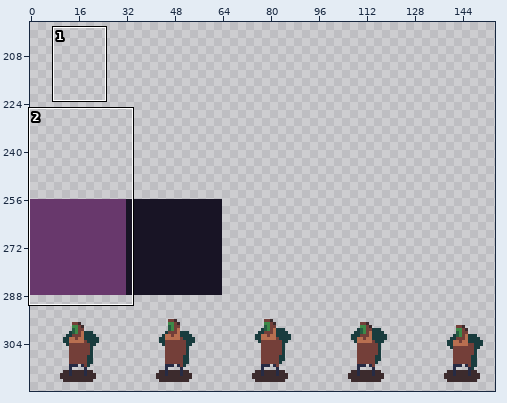
Edited in one commit: pixel-art file (src/assets/sprites.aseprite). The first picture is a wide view before the edit; the outline marks the close-up.
Close-up. Before:
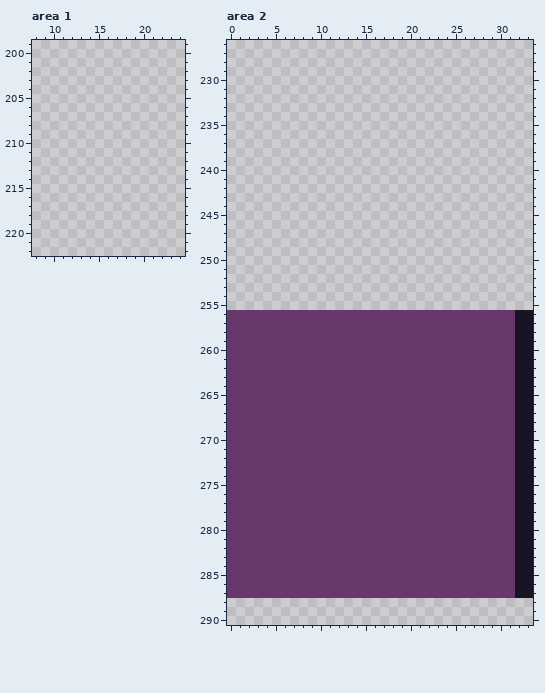
320x320 pixels, 1 frame. Colours within 5 levels of each other are drawn and written as one. Shown: area 1: x 8..24, y 199..222; area 2: x 0..33, y 226..290. The wide view leaves out empty margins.
The same view after the edit:
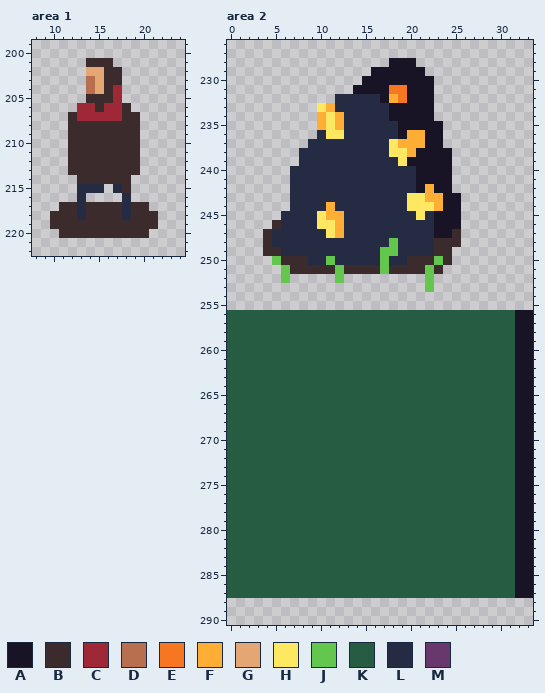
Palette (. is transparent): A #181425  B #3c2b2d  C #9e2835  D #b86f50  E #f77622  F #feae34  G #e4a672  H #fee761  J #63c74d  K #265c42  L #262b44  M #68386c
From old to new:
layer "body (front layer) #2" added
Area 1, layers "body (front layer) #2", "shadow":
y 201: x 14..16 ... -> BBB
y 202: x 14..17 .... -> GGBB
y 203: x 14..17 .... -> DGBB
y 204: x 14..17 .... -> DGBC
y 205: x 14..17 .... -> BBBC
y 206: x 13..18 ...... -> CCBCCB
y 207: x 12..19 ........ -> BCCCCCBB
y 208..213: x 12..19 ........ -> BBBBBBBB
y 214: x 13..18 ...... -> BBBBBB
y 215: x 13..15 ... -> LLL; x 17..18 .. -> LB
y 216: x 13 . -> L; x 18 . -> L
y 217: x 11..20 .......... -> BBLBBBBLBB
y 218: x 10..21 ............ -> BBBLBBBBLBBB
y 219: x 10..21 ............ -> BBBBBBBBBBBB
y 220: x 11..20 .......... -> BBBBBBBBBB
Area 2, layers "body (front layer) #2", "shadow":
y 228: x 18..20 ... -> AAA
y 229: x 16..21 ...... -> AAAAAA
y 230: x 15..22 ........ -> AAAAAAAA
y 231: x 14..22 ......... -> AAAAEEAAA
y 232: x 12..22 ........... -> LLLLLAFEAAA
y 233: x 10..22 ............. -> HFLLLLLLAAAAA
y 234: x 10..22 ............. -> FHFLLLLLAAAAA
y 235: x 10..23 .............. -> FHFLLLLLLAAAAA
y 236: x 10..23 .............. -> LHHLLLLLLAFFAA
y 237: x 9..23 ............... -> LLLLLLLLLHFFFAA
y 238: x 8..24 ................. -> LLLLLLLLLLHHFAAAA
y 239: x 8..24 ................. -> LLLLLLLLLLLHAAAAA
y 240..241: x 7..24 .................. -> LLLLLLLLLLLLLLAAAA
y 242: x 7..24 .................. -> LLLLLLLLLLLLLLAFAA
y 243: x 7..25 ................... -> LLLLLLLLLLLLLHHFFAA
y 244: x 7..25 ................... -> LLLLFLLLLLLLLHHHFAA
y 245: x 6..25 .................... -> LLLLHFFLLLLLLLLHLAAA
y 246: x 5..25 ..................... -> BLLLLHHFLLLLLLLLLLAAA
y 247: x 4..25 ...................... -> BLLLLLLHFLLLLLLLLLLAAB
y 248: x 4..25 ...................... -> BLLLLLLLLLLLLLJLLLLBBB
y 249: x 4..24 ..................... -> BBLLLLLLLLLLLJJLLLLBB
y 250: x 5..24 .................... -> JBBBLLJLLLLLJLLBBBJB
y 251: x 6..23 .................. -> JBBBBBJBBBBJBBBBJB
y 252: x 6 . -> J; x 12 . -> J; x 22 . -> J
y 253: x 22 . -> J
y 256..287: x 0..31 MMMMMMMMMMMMMMMMMMMMMMMMMMMMMMMM -> KKKKKKKKKKKKKKKKKKKKKKKKKKKKKKKK
